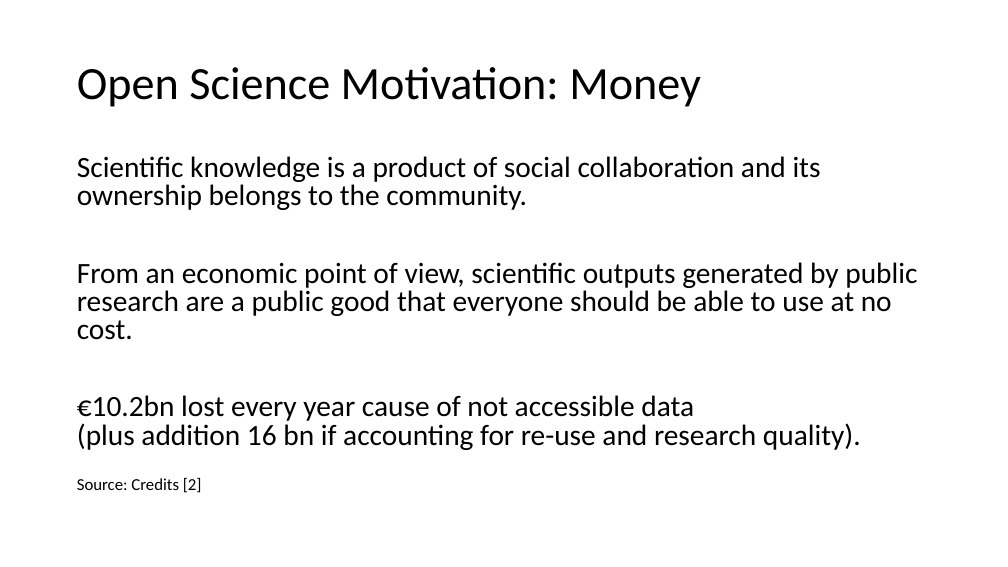
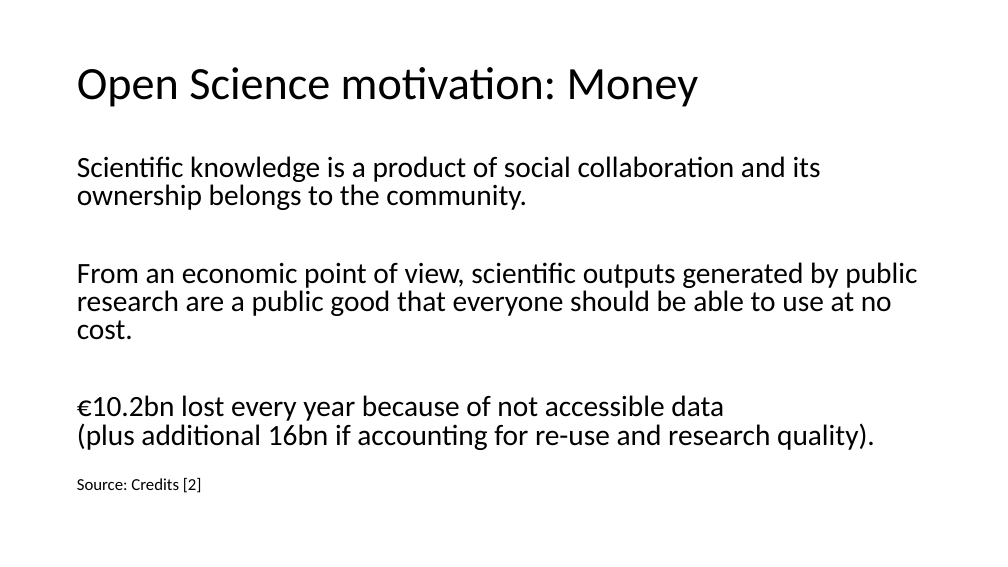
Before and after one commit to tobyhodges/solid-waddle, a slide deck: slide 10 of instructors/OS_Episode_v1.0.pptx. Drawn at 1008x567 pixels with LibreOffice and Linux fonts; fonts in the diff are those of the drawing. Boxes give left, top, right and bottom in pixels: in the first picture for what was removed or moved away, otherwise in the second. Text is boxed around its words. In the diff, an @@ line names an element or a change of style, - is before the commit and + after.

```diff
--- a/instructors/OS_Episode_v1.0.pptx
+++ b/instructors/OS_Episode_v1.0.pptx
@@ title at (77,67,699,107): text changed @@
-Open Science Motivation: Money
+Open Science motivation: Money
@@ text at (77,395,875,450): text changed @@
-€10.2bn lost every year cause of not accessible data
-(plus addition 16 bn if accounting for re-use and research quality).
+€10.2bn lost every year because of not accessible data
+(plus additional 16bn if accounting for re-use and research quality).
```
Also in this commit, not shown: 7 other slides changed, 6 other files.
